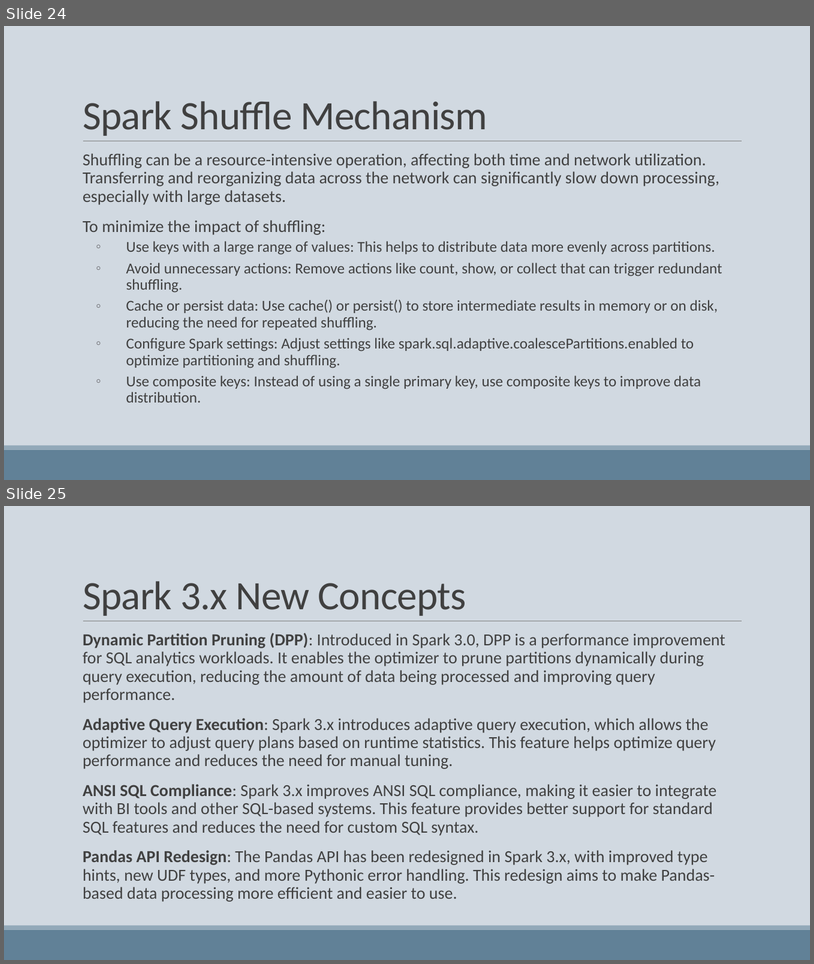
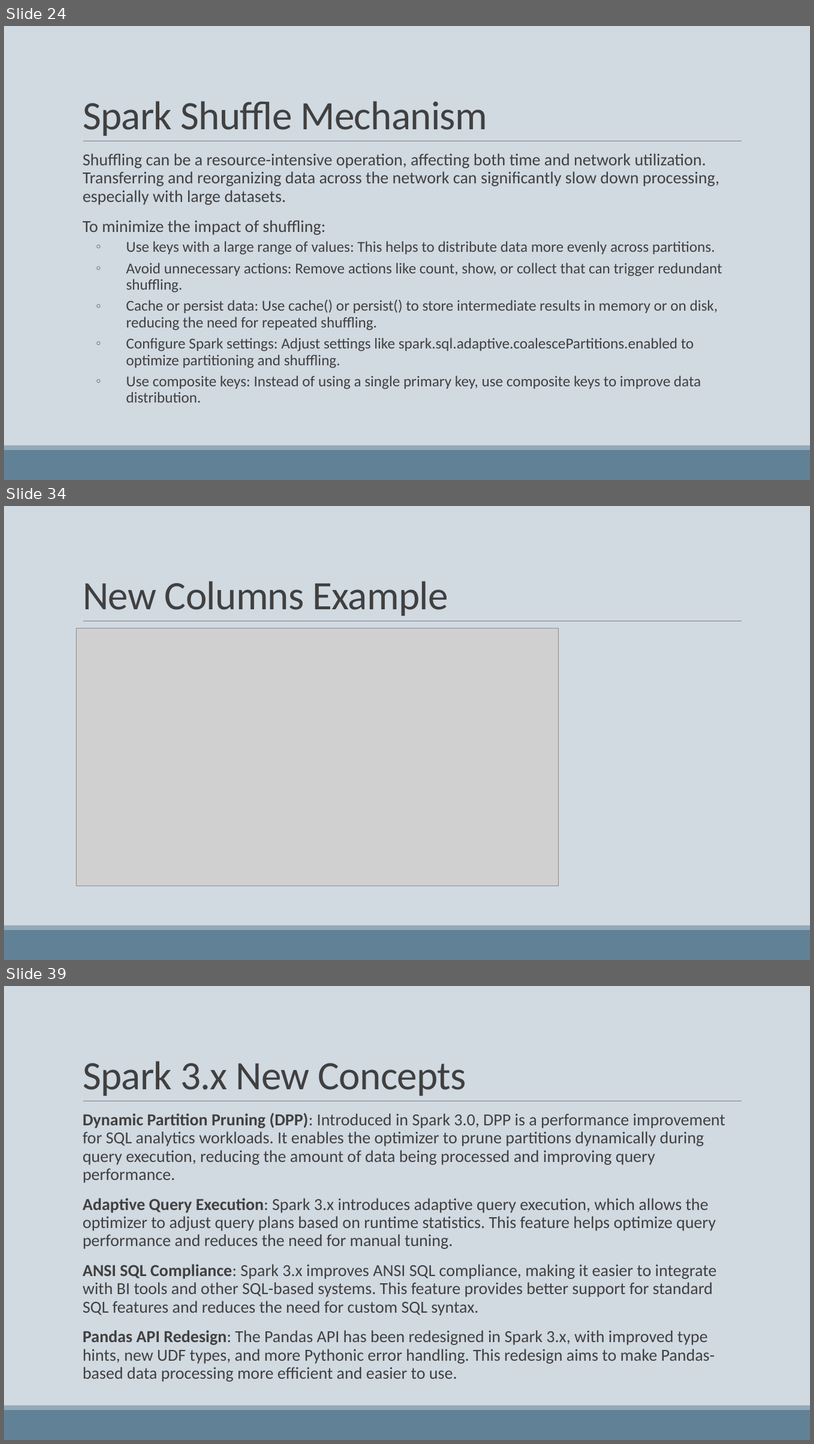
Before and after one commit to robertoprjr/presentations, a slide deck: apache_spark_2x.pptx. Shown one above the other, each under a label of ours: slides 24 and 25 before the commit, slides 24, 34 and 39 after it; the slides between them are not shown. The pictures are 814x964 and 814x1444 pixels, drawn with LibreOffice and Linux fonts; fonts in the diff are those of the drawing; grey boxes stand for pictures. Boxes give left, top, right and bottom in pixels: in the first picture for what was removed or moved away, otherwise in the second. Text is boxed around its words. In the diff, an @@ line names an element or a change of style, - is before the commit and + after.

```diff
--- a/apache_spark_2x.pptx
+++ b/apache_spark_2x.pptx
@@ slide 34 added at bbox=[4, 506, 810, 960], background #D1D9E1; not listed: 3 template elements that a slide beside it also shows @@
@@ title added at bbox=[83, 581, 449, 616], 48 pt, text #404040 @@
+New Columns Example
@@ picture added at bbox=[77, 628, 559, 886] @@
@@ what was slide 25 is now slide 39 @@
```
Also in this commit, not shown: 16 other slides added, 1 other file.
